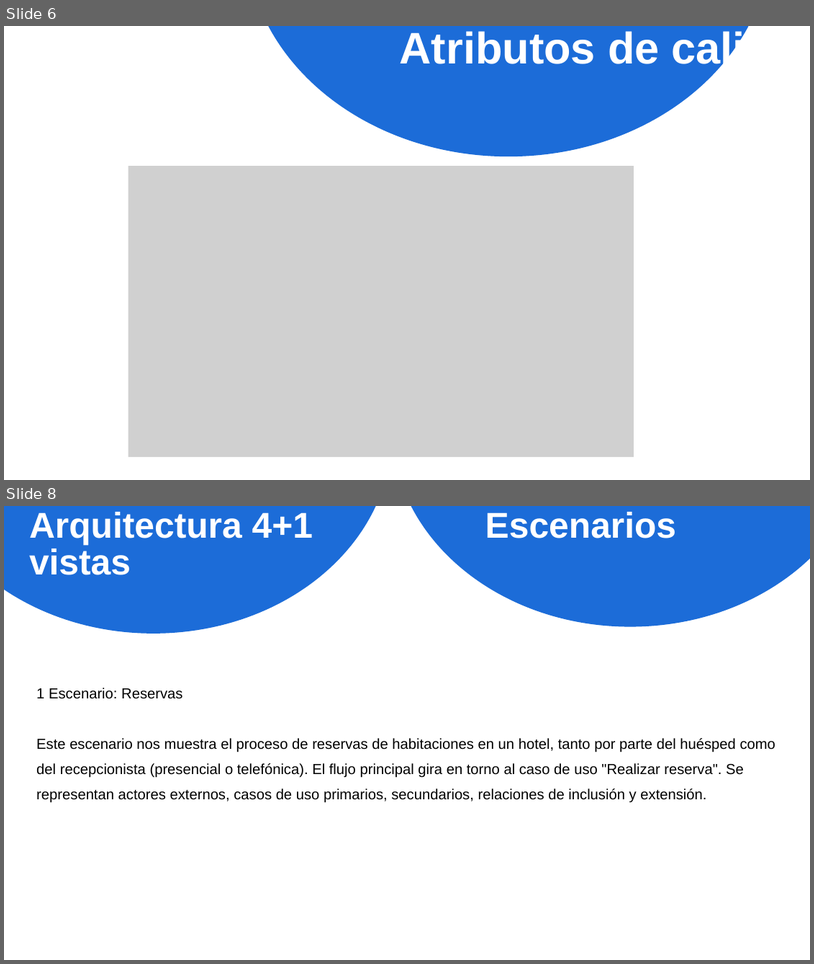
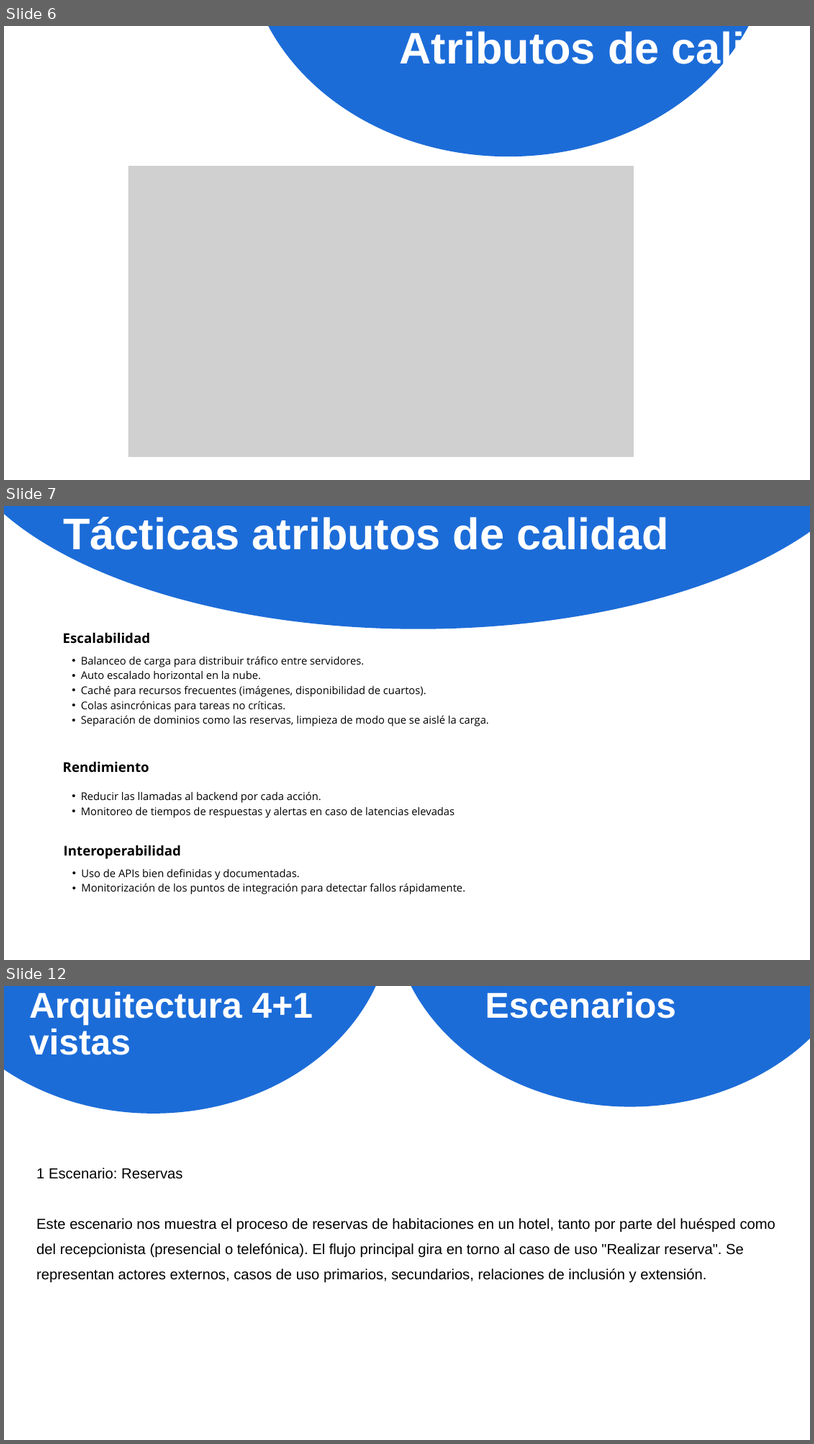
Before and after one commit to Jucer74/SoftwareArchitecture, a slide deck: Project/Documentos/Rommies.pptx. Shown one above the other, each under a label of ours: slides 6 and 8 before the commit, slides 6, 7 and 12 after it; the slides between them are not shown. The pictures are 814x964 and 814x1444 pixels, drawn with LibreOffice and Linux fonts; fonts in the diff are those of the drawing; grey boxes stand for pictures. Boxes give left, top, right and bottom in pixels: in the first picture for what was removed or moved away, otherwise in the second. Text is boxed around its words. In the diff, an @@ line names an element or a change of style, - is before the commit and + after.

```diff
--- a/Project/Documentos/Rommies.pptx
+++ b/Project/Documentos/Rommies.pptx
@@ slide 7 added at (x1=4, y1=506, x2=810, y2=960), background #FFFFFF @@
@@ freeform shape added at (x1=4, y1=506, x2=810, y2=629), fill #1C6CD8 @@
@@ text added at (x1=63, y1=517, x2=669, y2=557), 78.8 pt, text #FFFFFF, bold @@
+Tácticas atributos de calidad
@@ text added at (x1=63, y1=632, x2=150, y2=644), 24 pt, text #000000, bold @@
+Escalabilidad
@@ text added at (x1=81, y1=656, x2=489, y2=726), 19 pt, text #000000 @@
+  • Balanceo de carga para distribuir tráfico entre servidores.
+  • Auto escalado horizontal en la nube.
+  • Caché para recursos frecuentes (imágenes, disponibilidad de cuartos).
+  • Colas asincrónicas para tareas no críticas.
+  • Separación de dominios como las reservas, limpieza de modo que se aislé la carga.
@@ text added at (x1=63, y1=761, x2=149, y2=772), 24 pt, text #000000, bold @@
+Rendimiento
@@ text added at (x1=81, y1=791, x2=455, y2=818), 19 pt, text #000000 @@
+  • Reducir las llamadas al backend por cada acción.
+  • Monitoreo de tiempos de respuestas y alertas en caso de latencias elevadas
@@ text added at (x1=64, y1=844, x2=181, y2=859), 24 pt, text #000000, bold @@
+Interoperabilidad
@@ text added at (x1=81, y1=868, x2=466, y2=894), 19 pt, text #000000 @@
+  • Uso de APIs bien definidas y documentadas.
+  • Monitorización de los puntos de integración para detectar fallos rápidamente.
@@ what was slide 8 is now slide 12 @@
```
Also in this commit, not shown: 2 slides changed, 5 other slides added, 1 other file.
